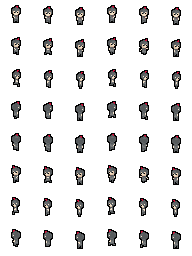
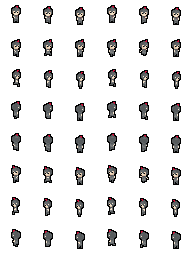
Layered file, before and after one edit (192 × 256). Changes by layer:
painted on "Front" over 11, 37, 149, 57
